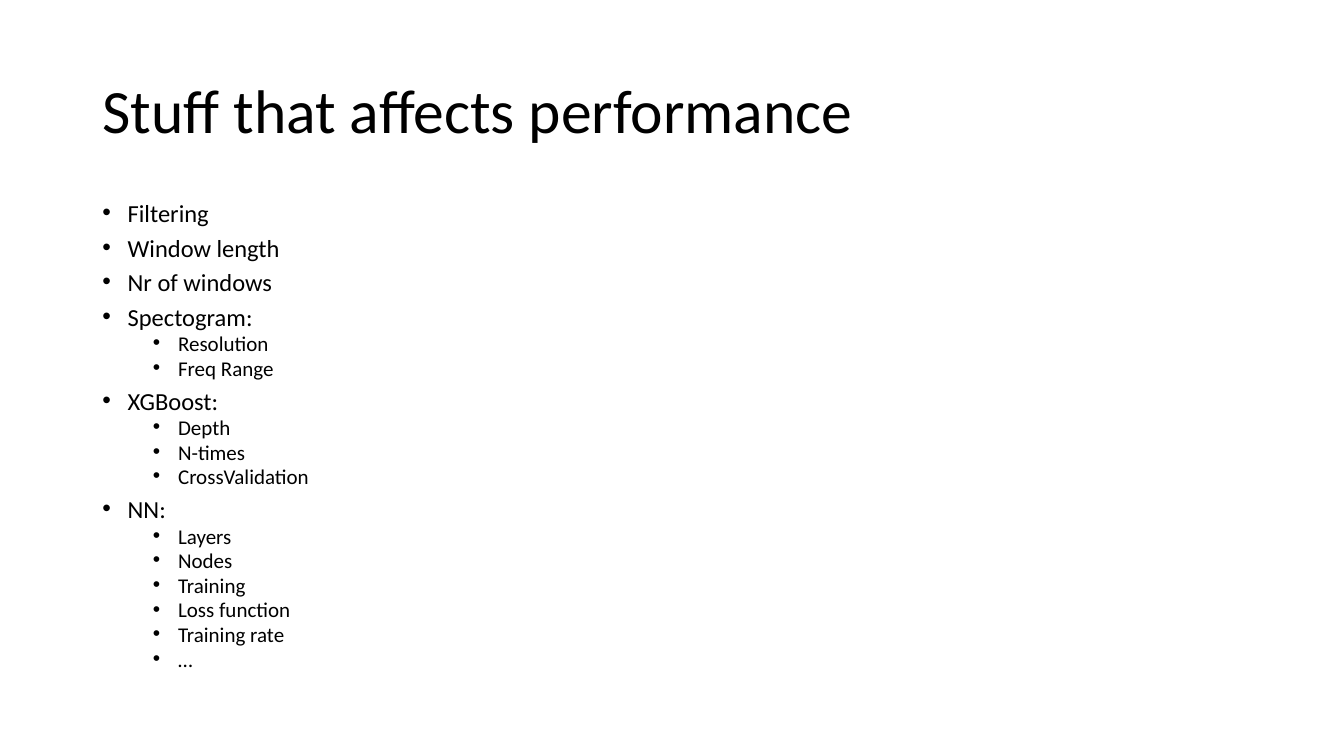
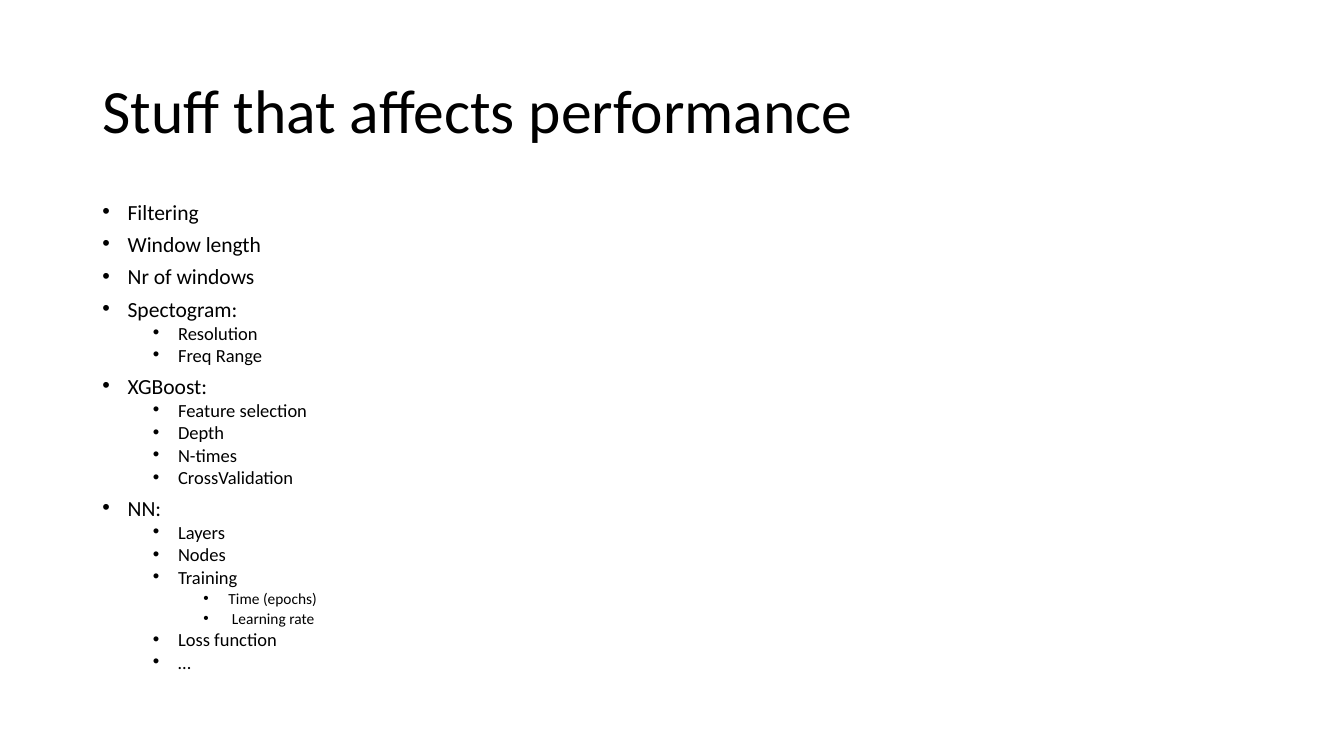
Before and after one commit to JeroenBuil/deegtal_coding_task, a slide deck: slide 27 of reports/dEEGtal interview presentation - Jeroen Buil.pptx (slide 25 before the commit). Drawn at 1344x756 pixels with LibreOffice and Linux fonts; fonts in the diff are those of the drawing. Boxes give left, top, right and bottom in pixels: in the first picture for what was removed or moved away, otherwise in the second. Text is boxed around its words. In the diff, an @@ line names an element or a change of style, - is before the commit and + after.

```diff
--- a/reports/dEEGtal interview presentation - Jeroen Buil.pptx
+++ b/reports/dEEGtal interview presentation - Jeroen Buil.pptx
@@ text at box(128, 205, 293, 646): size 17.5 to 15.4 pt in "Filtering", "Window length", "Nr of windows", "Spectogram:" and 2 more places; size 15 to 13.2 pt in "Resolution", "Freq Range", "Depth", "N-times" and 6 more places @@
@@ text at box(178, 404, 307, 417): paragraph added @@
+  • Feature selection
@@ text at box(228, 593, 317, 627): paragraphs added @@
+    • Time (epochs)
+    • Learning rate
@@ text at box(178, 627, 284, 646): paragraph removed @@
-  • Training rate
```
Also in this commit, not shown: 1 other slide changed, 4 slides added, 3 other files.
